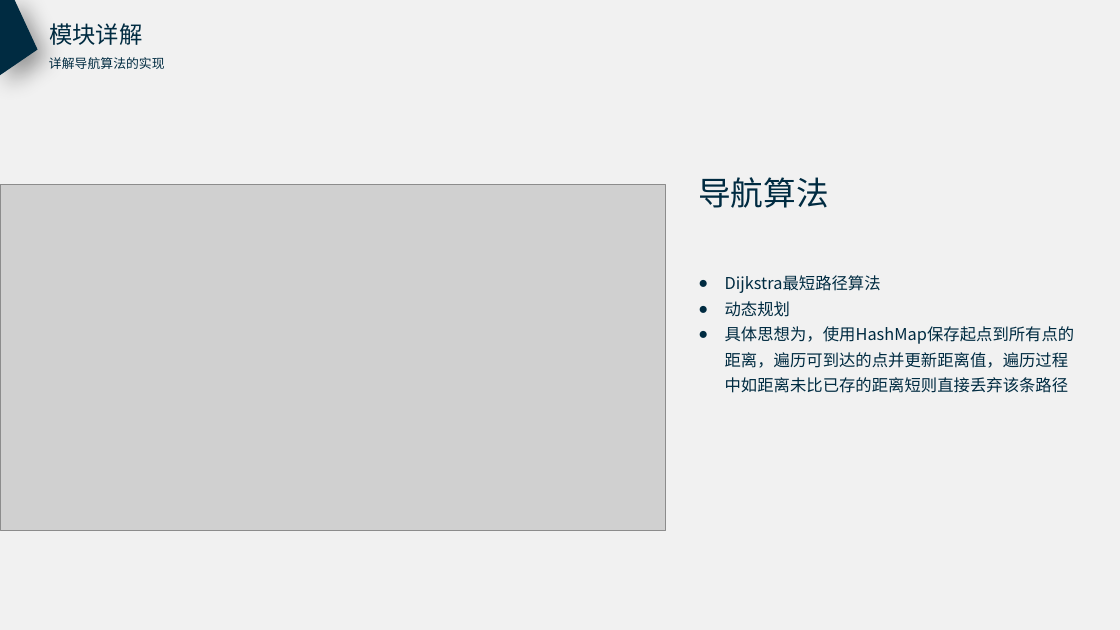
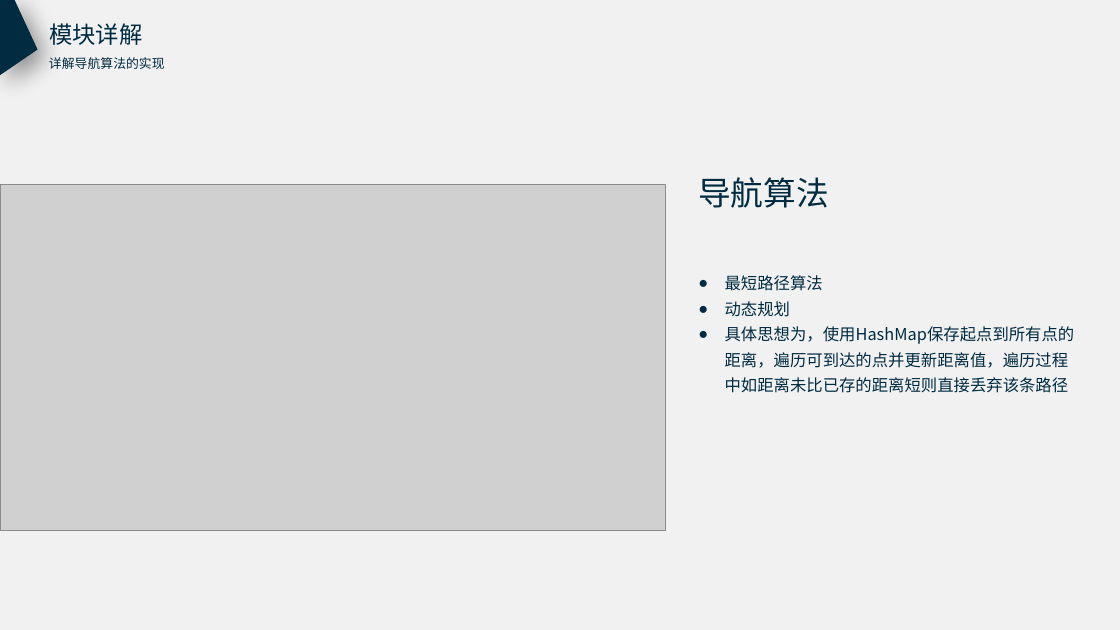
Before and after one commit to taoweicn/school-navigation, a slide deck: slide 11 of docs/软件课设答辩.pptx. Drawn at 1120x630 pixels with LibreOffice and Linux fonts; fonts in the diff are those of the drawing; grey boxes stand for pictures. Boxes give left, top, right and bottom in pixels: in the first picture for what was removed or moved away, otherwise in the second. Text is boxed around its words. In the diff, an @@ line names an element or a change of style, - is before the commit and + after.

```diff
--- a/docs/软件课设答辩.pptx
+++ b/docs/软件课设答辩.pptx
@@ text at [725, 275, 823, 291]: text changed @@
-● Dijkstra最短路径算法
+● 最短路径算法
```
Also in this commit, not shown: 2 other files.
